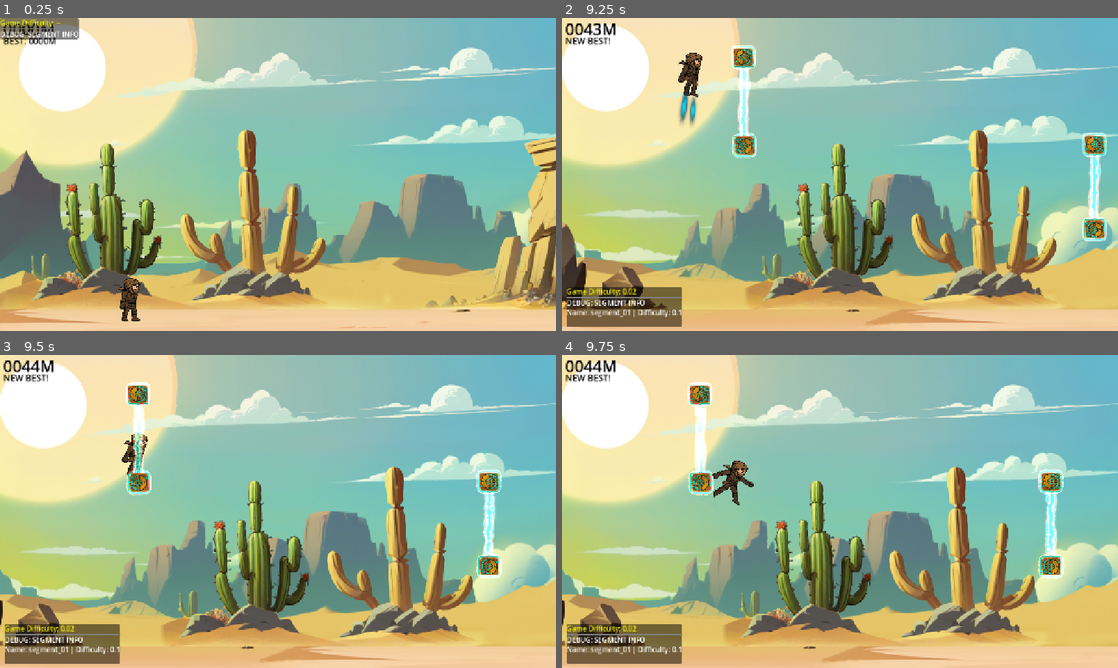
Above: before the commit, frames 1-4 (two rows, left to right).
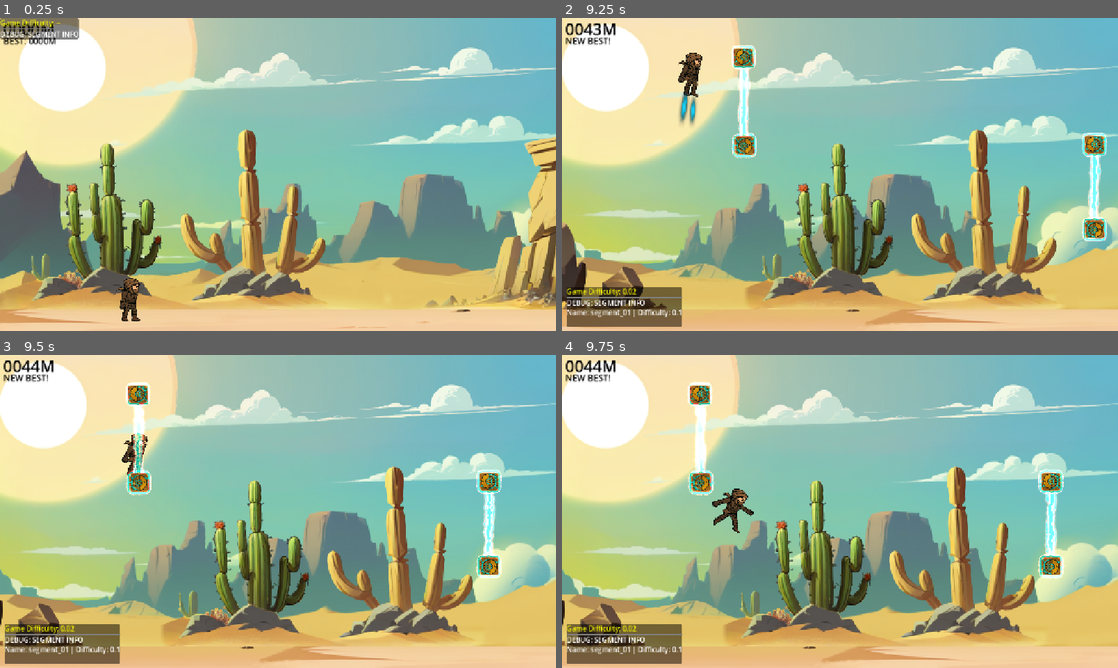
Above: after the commit, the same moments.

Repository: snowfrogdev/jetpack-joyride-clone
Game: Godot game, scene res://main.tscn
The game is run twice, just before and just after one commit, with the same random seed, the same clock (stepped at 60 frames per second) and the same inputs.
Inputs:
- Up to frame 1 (0.25 s): no input
- Up to frame 2 (9.25 s): tap Enter (ui_accept) at 0.5, 0.77, 1.52, 3.02, 3.77, 4.52, 6.02, 6.77, 7.52, 9.02 s; hold Space (Boost) 0.53-1.28 s; tap Space (Boost) every 1.5 s from 1.35 to 8.85 s; hold Space (Boost) 2.03-2.78 s; hold Space (Boost) 3.53-4.28 s; hold Space (Boost) 5.03-5.78 s; hold Space (Boost) 6.53-7.28 s; hold Space (Boost) 8.03-8.78 s
- Up to frame 3 (9.5 s): no input
- Up to frame 4 (9.75 s): hold Space (Boost) from 9.53 s (still down)

Frames 1-3 are identical in both runs. In frame 4, 0.8% of the frame differs, in the area x 27-35%, y 33-57%.

Commit message:
Implement boost disabling during falling state and ensure it's enabled in running state

Diff:
--- a/player/player.gd
+++ b/player/player.gd
@@ -6,6 +6,7 @@
 @export var max_fall_speed: float = 600.0
 @export var damping: float = 0.3
 var run_animation_speed: float = 1.0
+var boost_disabled: bool = false
 
 signal dying
 signal died
@@ -31,7 +32,7 @@
     if applied_boosters_sfx.is_playing():
       applied_boosters_sfx.stop()
 
-  if Input.is_action_pressed("Boost"):
+  if Input.is_action_pressed("Boost") and not boost_disabled:
     if velocity.y > 0:
       velocity.y *= damping
 
--- a/player/states/falling.gd
+++ b/player/states/falling.gd
@@ -12,6 +12,8 @@
   player.set_collision_with_hazards(false)
   # Set horizontal velocity for flinging to the right
   player.velocity.x = fling_speed
+  # Disable boosting when falling/dying
+  player.boost_disabled = true
 
 func exit() -> void:
   # Reset the sliding timer
--- a/player/states/running.gd
+++ b/player/states/running.gd
@@ -1,6 +1,8 @@
 extends PlayerState
 
 func enter(_prev: String, _data: Dictionary = {}):
+  player.boost_disabled = false
+
   player.animation_tree.set("parameters/TimeScale/scale", player.run_animation_speed)
   player.anim_state_machine.travel("RUN")
 
